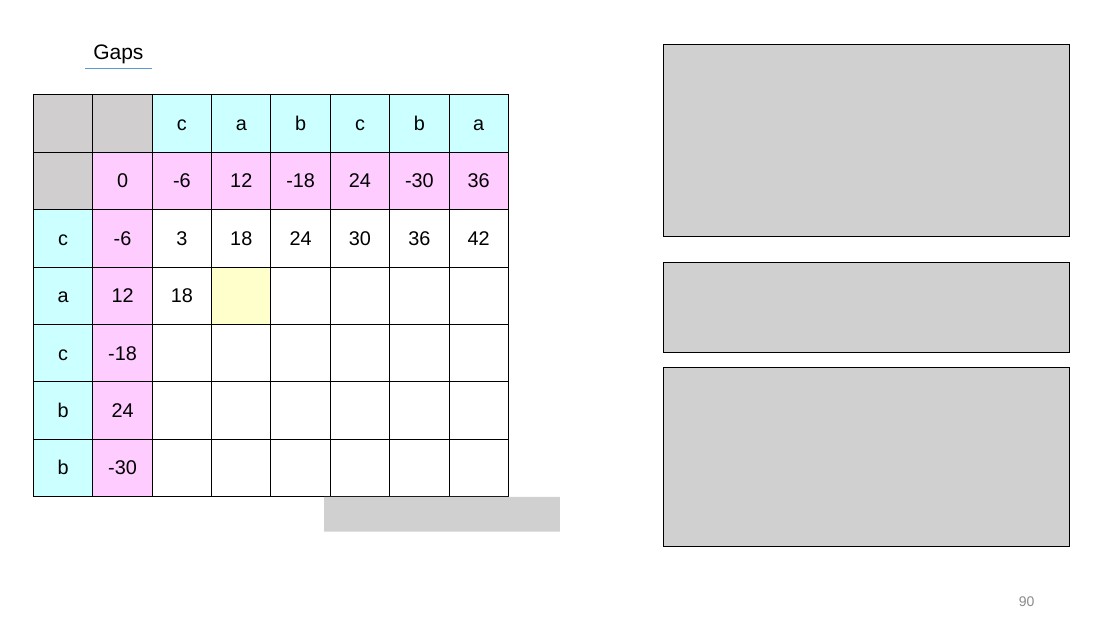
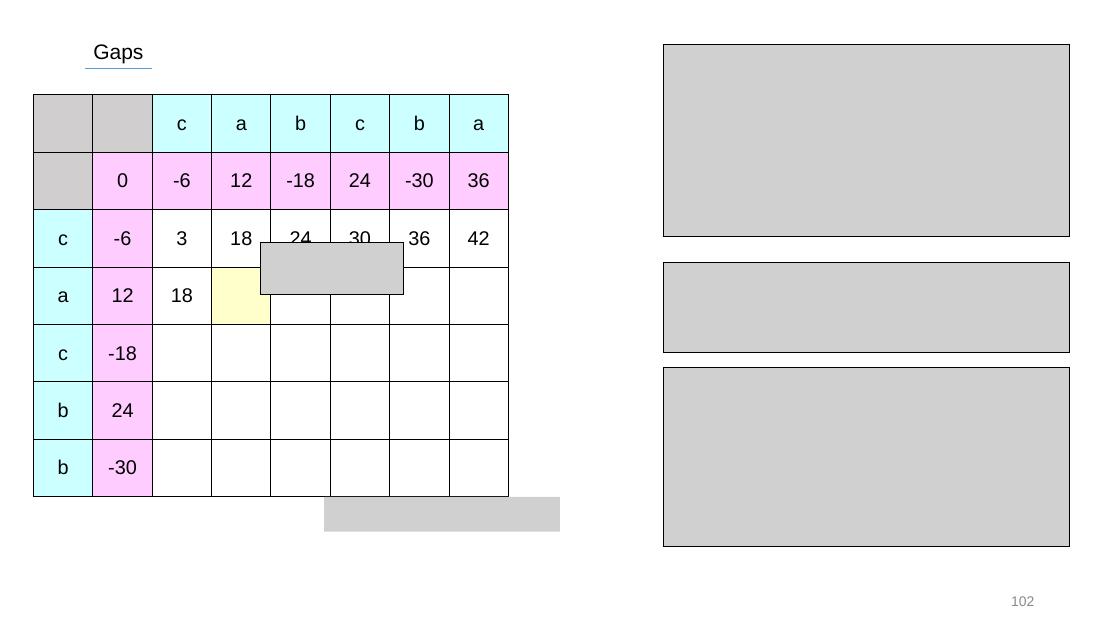
Before and after one commit to SiLviASizZ/HYU_2022, a slide deck: slide 102 of Intern/발표자료/0721/ASTS_0721.pptx (slide 90 before the commit). Drawn at 1120x630 pixels with LibreOffice and Linux fonts; fonts in the diff are those of the drawing; grey boxes stand for pictures. Boxes give left, top, right and bottom in pixels: in the first picture for what was removed or moved away, otherwise in the second. Text is boxed around its words. In the diff, an @@ line names an element or a change of style, - is before the commit and + after.

```diff
--- a/Intern/발표자료/0721/ASTS_0721.pptx
+++ b/Intern/발표자료/0721/ASTS_0721.pptx
@@ picture added at bbox=[260, 243, 403, 294] @@
@@ page number at bbox=[1011, 596, 1034, 606]: text changed @@
-90
+102
```
Also in this commit, not shown: 33 other slides changed, 29 slides added.
